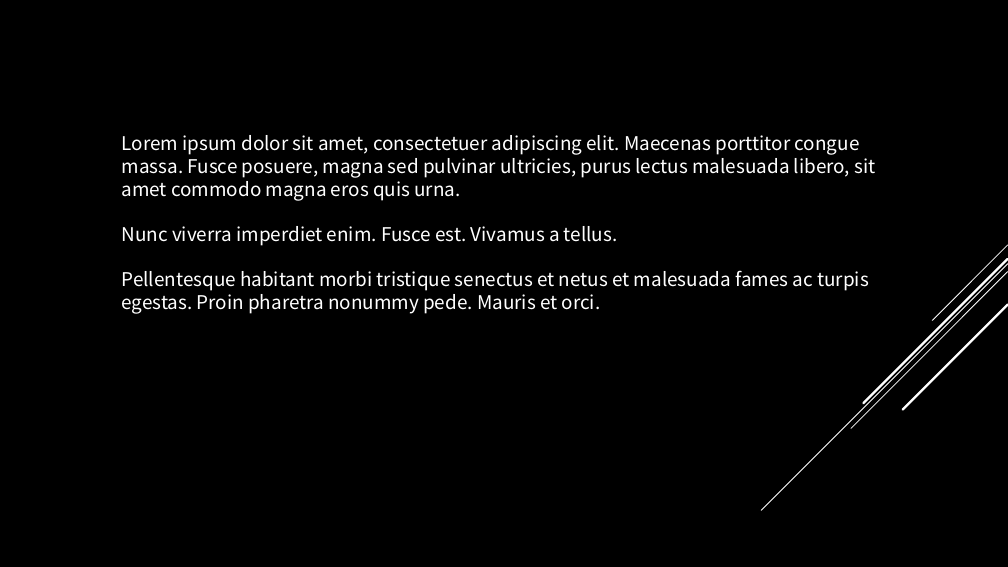
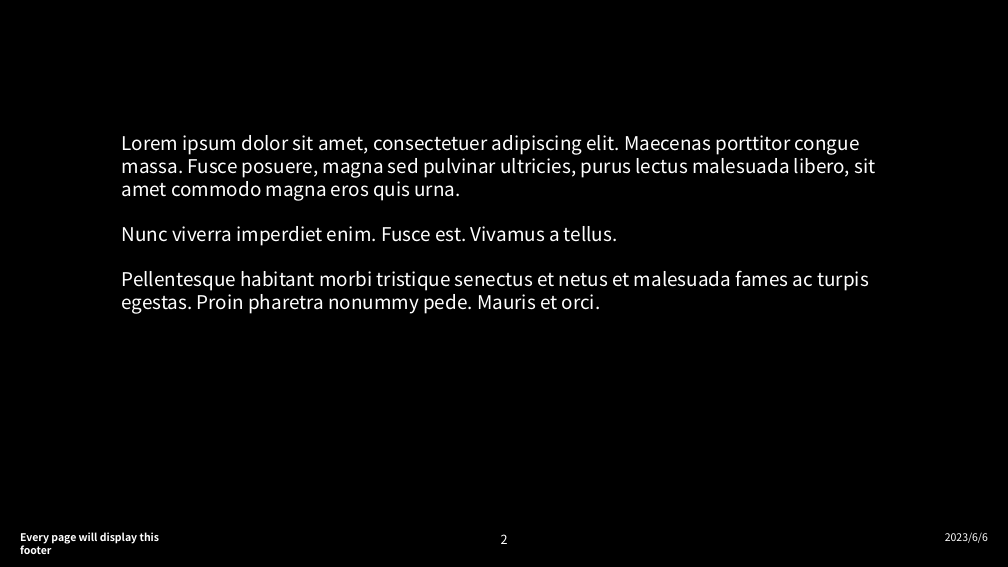
Before and after one commit to W1033/Hardware-and-Software-Apps-Notes, a slide deck: slide 2 of Office办公套件/PowerPoint/PPT教程-bilibili/演示文稿1.pptx (slide 3 before the commit). Drawn at 1008x567 pixels with LibreOffice and Linux fonts; fonts in the diff are those of the drawing; background and template pictures are left out. Boxes give left, top, right and bottom in pixels: in the first picture for what was removed or moved away, otherwise in the second. Text is boxed around its words. In the diff, an @@ line names an element or a change of style, - is before the commit and + after.

```diff
--- a/Office办公套件/PowerPoint/PPT教程-bilibili/演示文稿1.pptx
+++ b/Office办公套件/PowerPoint/PPT教程-bilibili/演示文稿1.pptx
@@ group removed at (761, 245, 1008, 510): 5 lines @@
@@ text added at (20, 532, 159, 554), 10 pt, text #FFFFFF, bold @@
+Every page will display this footer
@@ page number added at (501, 534, 508, 544), 12 pt, text #FFFFFF @@
+2
@@ text added at (945, 532, 988, 543), 10 pt, text #FFFFFF @@
+2023/6/6
```
Also in this commit, not shown: 1 other slide changed, 3 slides added, 1 slide removed, 32 other files.
